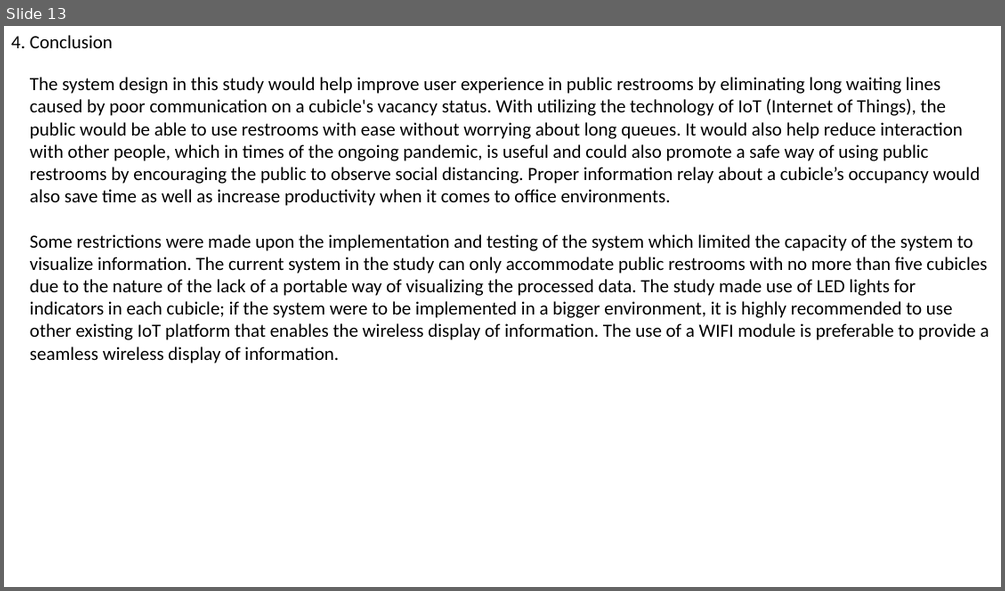
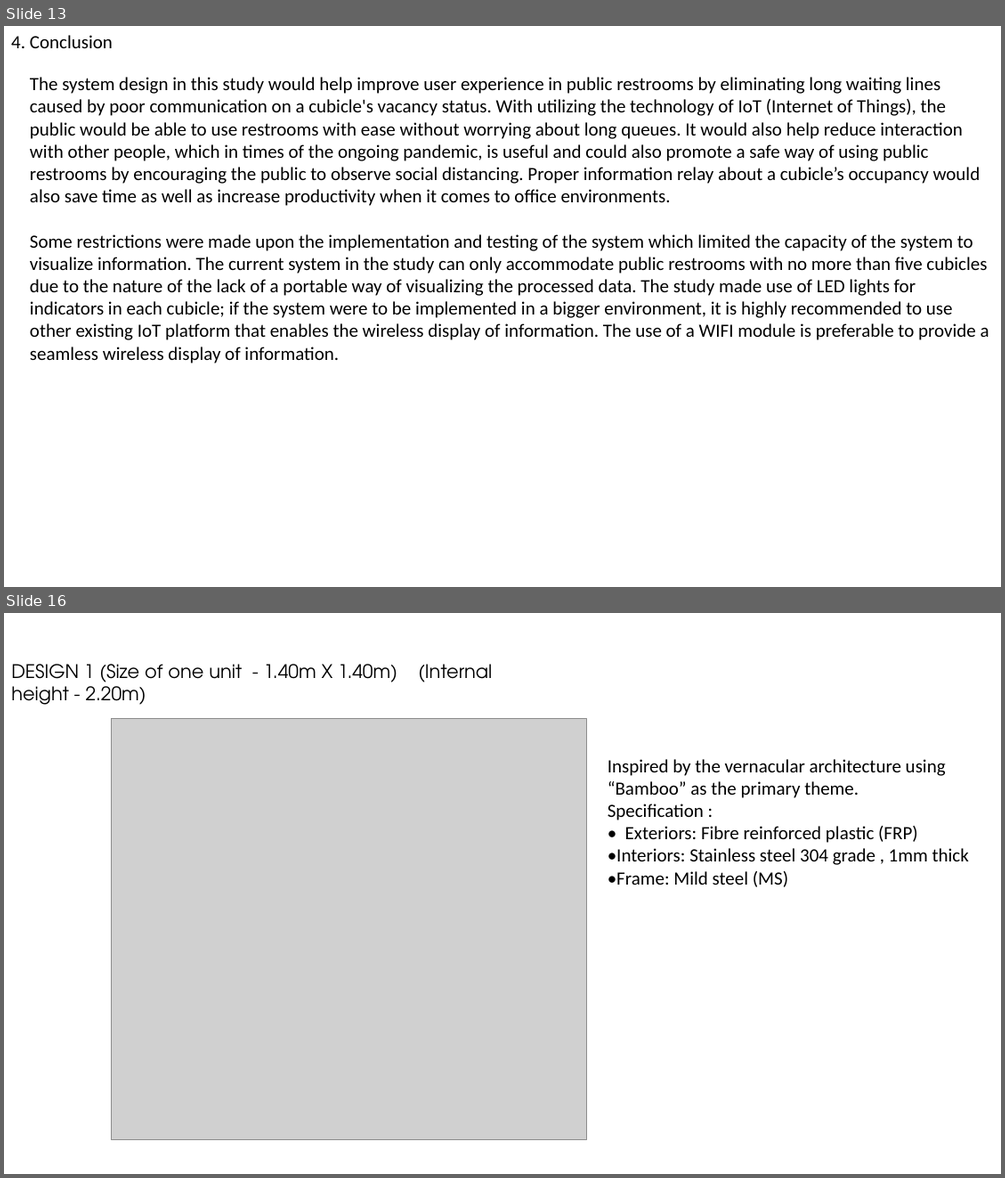
Before and after one commit to Mj454545/Mohanraj_NMIDau112421106022, a slide deck: Smart restroom.pptx. Shown one above the other, each under a label of ours: slide 13 before the commit, slides 13 and 16 after it; the slides between them are not shown. The pictures are 1005x591 and 1005x1178 pixels, drawn with LibreOffice and Linux fonts; fonts in the diff are those of the drawing; grey boxes stand for pictures. Boxes give left, top, right and bottom in pixels: in the first picture for what was removed or moved away, otherwise in the second. Text is boxed around its words. In the diff, an @@ line names an element or a change of style, - is before the commit and + after.

```diff
--- a/Smart restroom.pptx
+++ b/Smart restroom.pptx
@@ slide 16 added at box(4, 613, 1001, 1174), background #FFFFFF @@
@@ text added at box(11, 664, 397, 705), 18 pt, text #000000 @@
+DESIGN 1 (Size of one unit - 1.40m X 1.40m) (Internal height - 2.20m)
@@ picture added at box(111, 719, 587, 1140) @@
@@ text added at box(607, 759, 969, 887), 18 pt, text #000000 @@
+Inspired by the vernacular architecture using “Bamboo” as the primary theme.
+Specification :
+• Exteriors: Fibre reinforced plastic (FRP)
+•Interiors: Stainless steel 304 grade , 1mm thick
+•Frame: Mild steel (MS)
```
Also in this commit, not shown: 10 other slides added.
